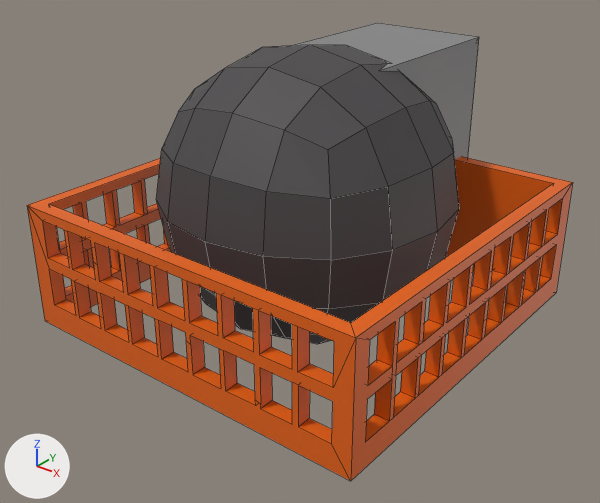
Two versions of the Blender file space_colony_ship.blend, one commit apart.
Rendered twice from a 50 mm camera at (3.69, -4.72, 3.4) aimed at (-0.09, 0.01, 0.47). The axes (+X, +Y, +Z) are drawn at lower left. The lights are the same throughout. Mesh edges are drawn as thin lines.

The first picture shows 'Pod'.
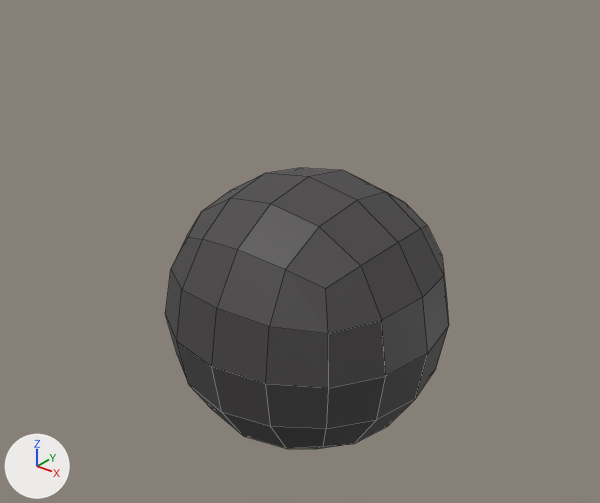
Where the change shows, as pixel boxes (x1, y1, x2, y2) in the pictures (600 x 503 px; the box of a moved part takes in the faces that stretch with it):
'Pod', reshaped, modifiers changed (48% narrower, 39% shorter): before (27, 23, 573, 481); after (165, 168, 449, 449)
part 1 of me_cube_005, moved or reshaped: before (156, 45, 459, 344); after (165, 168, 449, 449)
part 2 of me_cube_005, deleted (orange): before (27, 156, 573, 481)
part 3 of me_cube_005, deleted: before (291, 23, 479, 258)

Edits to the bpy script that builds the scene:
```text
Add mat_pod_glass:
    mat_pod_glass = principled_material('pod_glass')
    mat_pod_glass.base_color = (0.000756, 0.742, 0.8)  # cyan #02e0e7
    mat_pod_glass.alpha = 0.159
Change me_cube_005:
    where me_cube_005.from_pydata(...)  # 615 vertices, 406 faces; spans x -1.5..1.5, y -1.5..1.69, z -0.14..2.14
    used by ob_pod; parent = ob_meshes; location = (0.0, 0.0, 0.0)
    remove me_cube_005.materials.append(mat_material)  # orange #e76309
    me_cube_005 part 1: the loose piece of 98 vertices spanning x -1.14..1.14, y -1.14..1.14, z -0.14..2.14 is moved by (0.0, 0.0, -1.0)
    me_cube_005 part 2: the loose piece of 454 vertices spanning x -1.5..1.5, y -1.5..1.5, z 0.0..1.0 is deleted
    me_cube_005 part 3: the loose piece of 63 vertices spanning x -0.5..0.5, y 0.14..1.69, z 0.0..2.0 is deleted
    remove me_cube_005.materials.append(mat_material_009)  # grey #878787
    remove me_cube_005.materials.append(mat_material_010)  # light grey #bfbfbf
    add me_cube_005.materials.append(mat_pod_glass)  # cyan #02e0e7
Change ob_pod:
    add _m = ob_pod.modifiers.new('Solidify', 'SOLIDIFY')
    add _m.thickness = 0.02
```
